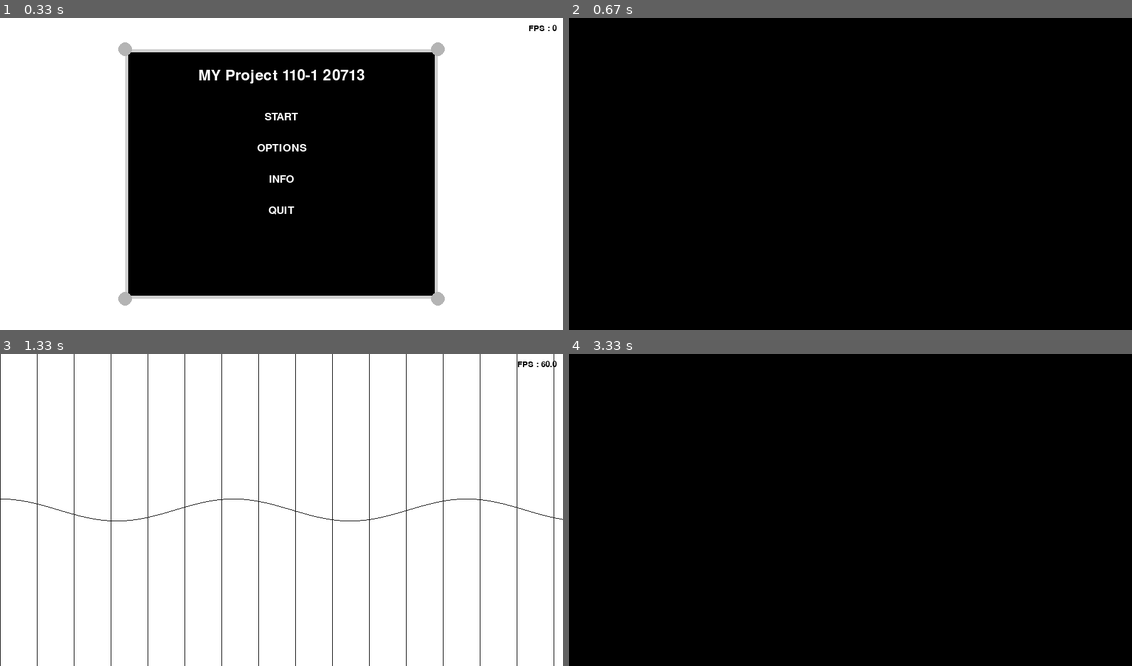
Above: before the commit, frames 1-4 (two rows, left to right).
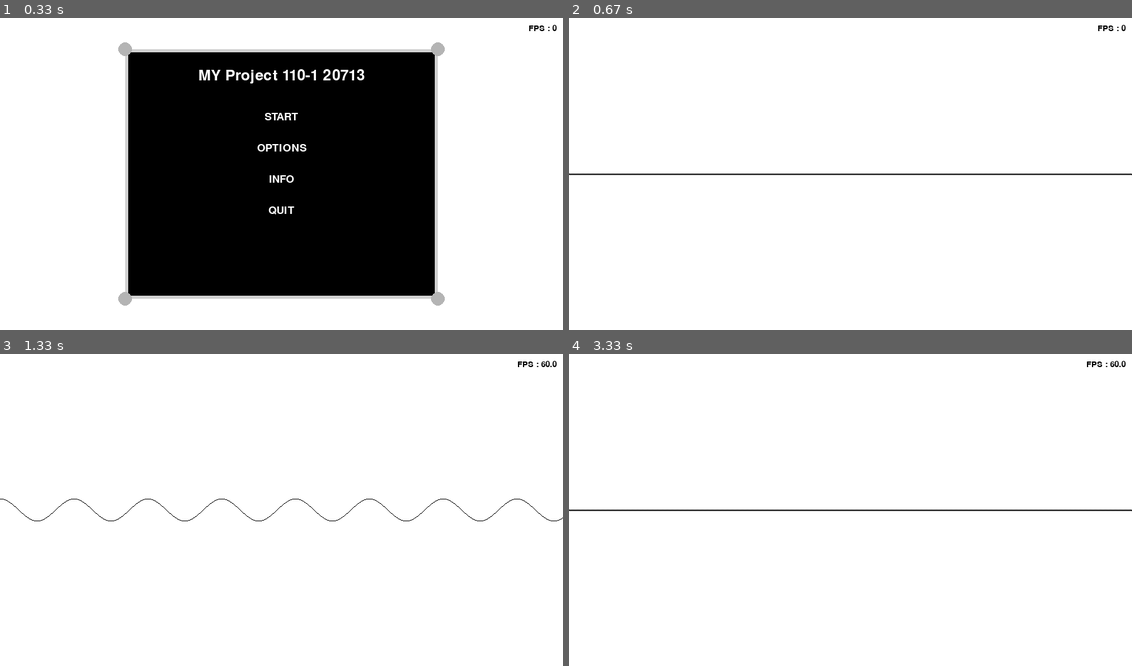
Above: after the commit, the same moments.

Repository: PGDR0130/PygameDrawingTrigonometric
Game: pygame game, started from DrawTrigonometric.py
The game is run twice, just before and just after one commit, with the same random seed, the same clock (stepped at 60 frames per second) and the same inputs.
Inputs (mouse positions are in pixels of both pictures, inside the frame that each line leads up to):
- Up to frame 1 (0.33 s): no input
- Up to frame 2 (0.67 s): click "START" at 0.38 s
- Up to frame 3 (1.33 s): hold Right 0.67-1.13 s; move the mouse to (258, 522) at 0.7 s; hold Up from 1.17 s (still down)
- Up to frame 4 (3.33 s): release Up at 1.47 s; hold Right 1.5-1.97 s; hold Left 2-2.53 s; hold Down 2.57-2.87 s; hold Left 2.9-3.3 s

Frame 1 is identical in both runs. In frame 2, 100% of the frame differs, in the area x 0-100%, y 0-100%; in frame 3, 2.1%; in frame 4, 100%.

Commit message:
2021/12/30 可以顯示 x、y軸了
完成顯示y每pi的y軸

Diff:
--- a/DrawTrigonometric.py
+++ b/DrawTrigonometric.py
@@ -127,12 +127,12 @@
         for x in range(self.xstart, self.xend+1, 1):
             #implement show y-axis if x == pi
             #print(math.floor(self.xunit))
-            if x%math.floor(self.xunit) == 0:
+            if x%round(self.xunit) == 0: #x%math.floor(self.xunit)
                 piAxis.append(x)
 
             #calculate width(x) into angle to feed in cos() and get the height(y)
             #算出弧度後乘以180° (π = 180°)
-            angle = (x/self.xunit)
+            angle = (x/round(self.xunit))*math.pi
             #get the height(y)
             y = math.cos(angle)*self.yunit
             #add it to the result list (x, y)
@@ -155,7 +155,7 @@
         pygame.event.post(pygame.event.Event(Value_update))
 
         #delta time to keep movement at any frame speed would be the same
-        #inspired by:  https://youtu.be/XuyrHE6GIsc
+        #Idea by:  https://youtu.be/XuyrHE6GIsc
         dt = now - previous_time
     else :
         return
@@ -204,16 +204,15 @@
 
         if Settings.showXaxis == True:
             pygame.draw.line(SCREEN, DARK_GRAY,(0, HEIGHT//2), (WIDTH, HEIGHT//2))
+            #draw pi axis
+            for x in piAxis:
+                pygame.draw.line(SCREEN, GRAY, (x, 0), (x, HEIGHT))
 
         pygame.draw.lines(SCREEN, BLACK, False, points, Settings.lineThickness)
         #draw circle to display the points that where been calcualted
         if Settings.showDrawPoints == True:
             for x, y in points:
                 pygame.gfxdraw.circle(SCREEN, int(x), int(y), 2, RED)
-        if True :
-            for x in piAxis:
-                pygame.draw.line(SCREEN, BLACK, (x, 0), (x, HEIGHT))
-
 
     #display FPS at the top right
     FPS_text = FONT.render(f'FPS : {FPS}', 1, BLACK)
@@ -372,7 +371,6 @@
             if event.type == Value_update:
                 if CURRENT_SECTION == 'Draw':
                     #get list of coordinates for the shape
-                    print(piAxis)
                     cords, piAxis = cos.GetCords()
 
             if event.type == QUIT_CALL :
